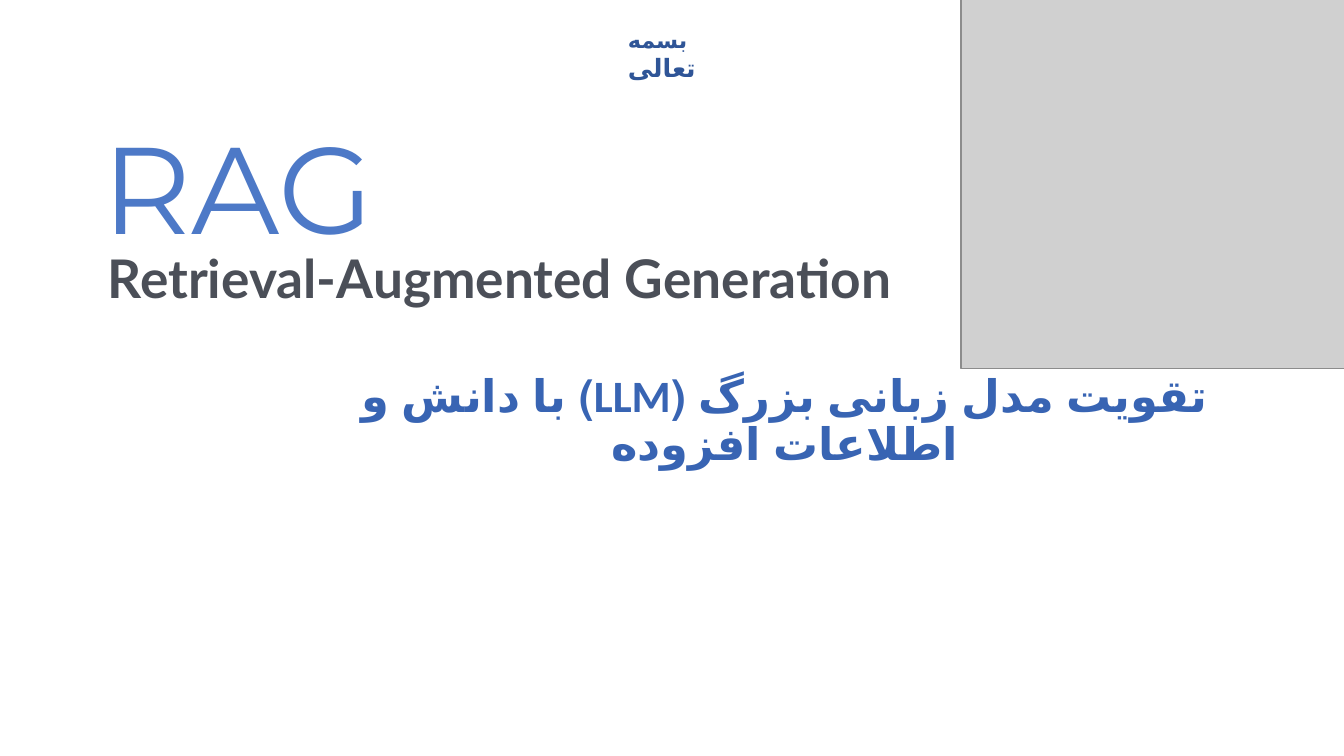
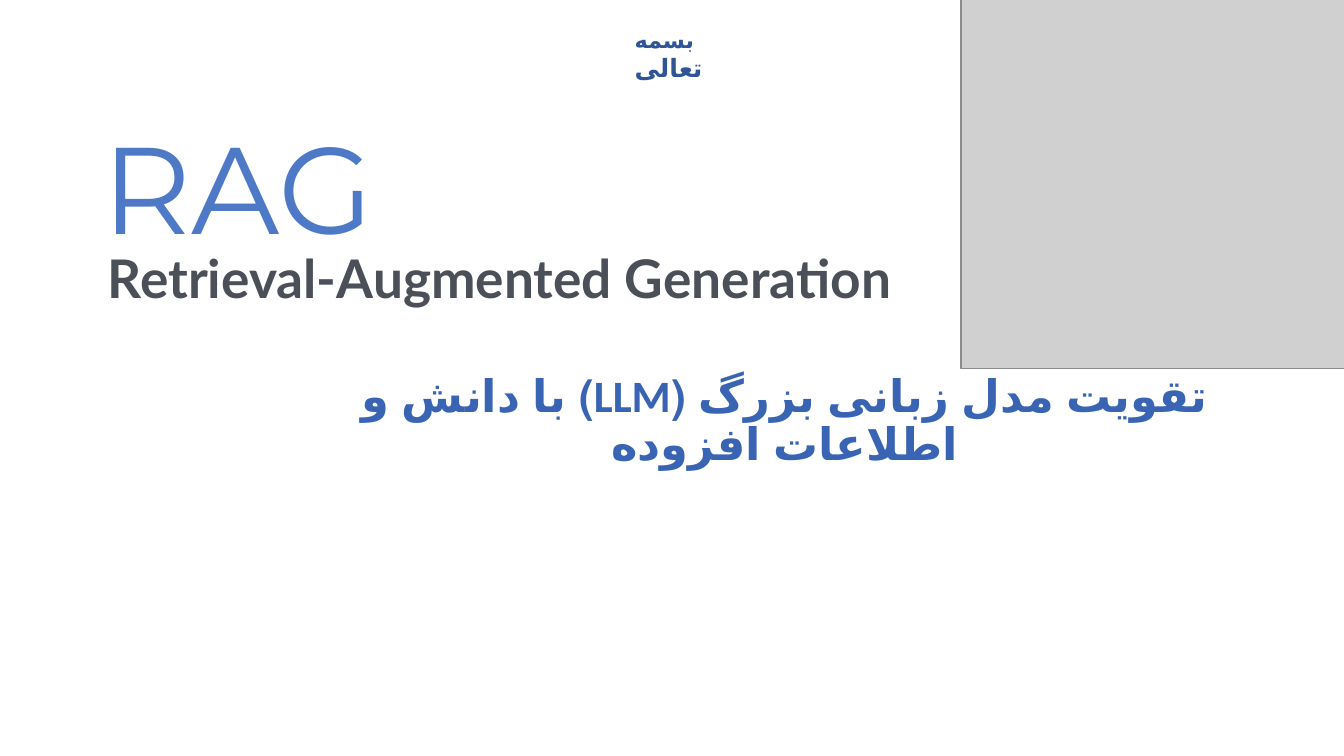
Before and after one commit to FarshadAmiri/DataGPT, a slide deck: slide 1 of RAG.pptx (slide 2 before the commit). Drawn at 1344x756 pixels with LibreOffice and Linux fonts; fonts in the diff are those of the drawing; grey boxes stand for pictures. Boxes give left, top, right and bottom in pixels: in the first picture for what was removed or moved away, otherwise in the second. Text is boxed around its words. In the diff, an @@ line names an element or a change of style, - is before the commit and + after.

```diff
--- a/RAG.pptx
+++ b/RAG.pptx
@@ text "بسمه تعالی": place and size @@
-text "بسمه تعالی" at (628,39,696,80)
+text "بسمه تعالی" at (635,39,703,80)
```
Also in this commit, not shown: 3 other slides changed, 2 slides removed, 10 other files.
